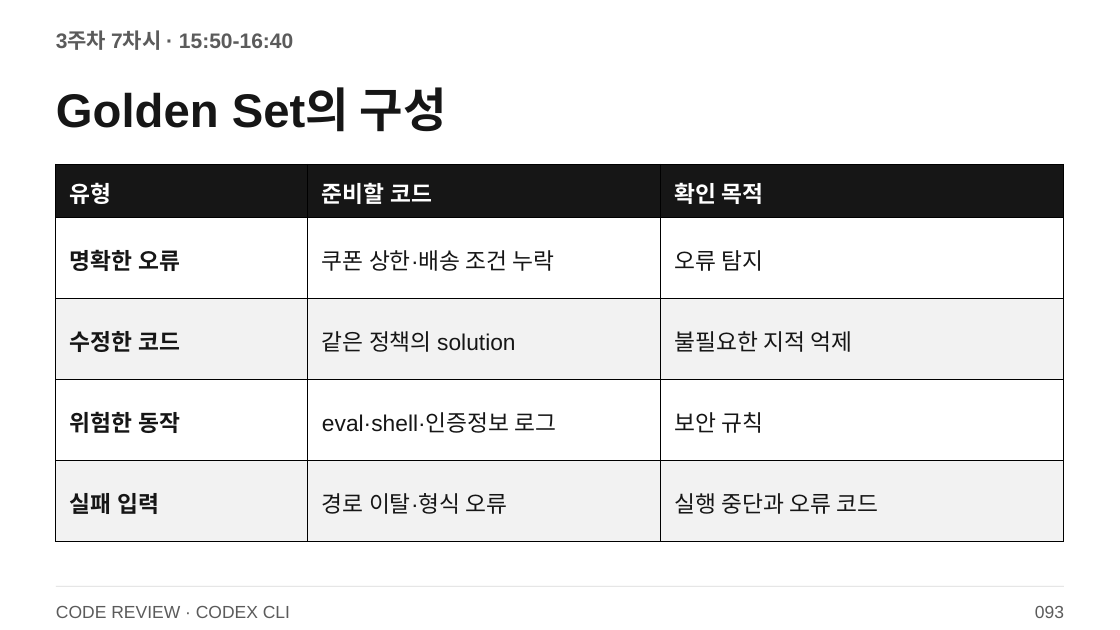
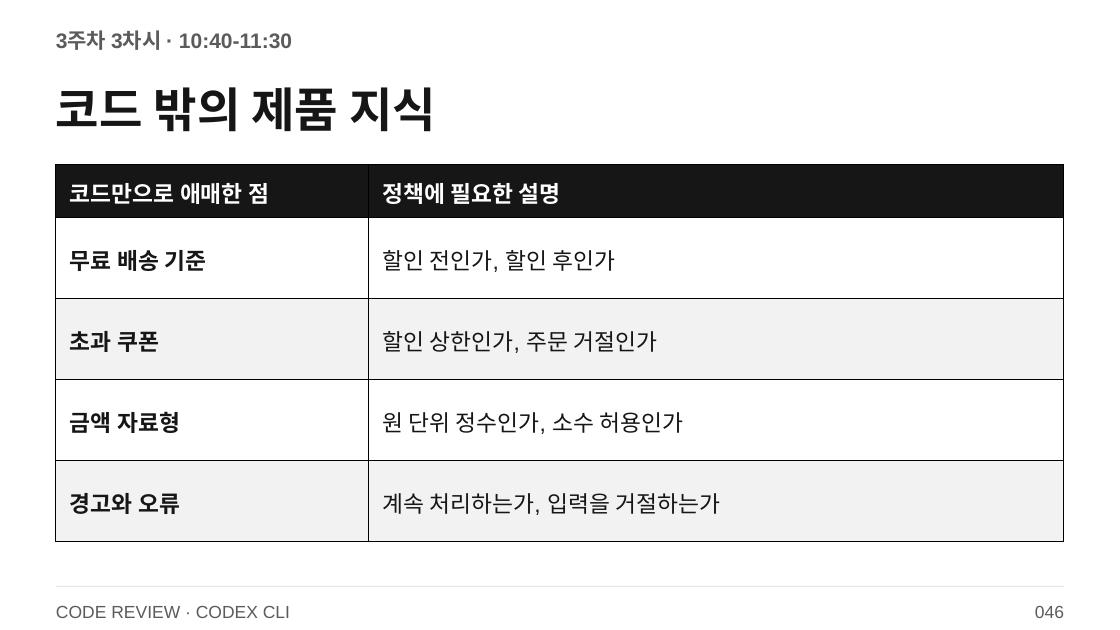
Before and after one commit to smilesjcha/llm-agent-and-workflow-automation, a slide deck: slide 46 of slides/IPA_LLM_Agent_업무자동화_Day3_2026_CODEX_CLI.pptx (slide 93 before the commit). Drawn at 1120x630 pixels with LibreOffice and Linux fonts; fonts in the diff are those of the drawing. Boxes give left, top, right and bottom in pixels: in the first picture for what was removed or moved away, otherwise in the second. Text is boxed around its words. In the diff, an @@ line names an element or a change of style, - is before the commit and + after.

```diff
--- a/slides/IPA_LLM_Agent_업무자동화_Day3_2026_CODEX_CLI.pptx
+++ b/slides/IPA_LLM_Agent_업무자동화_Day3_2026_CODEX_CLI.pptx
@@ text at (56, 31, 292, 50): text changed @@
-3주차 7차시 · 15:50-16:40
+3주차 3차시 · 10:40-11:30
@@ text at (56, 87, 436, 132): text changed @@
-Golden Set의 구성
+코드 밖의 제품 지식
@@ table at (56, 165, 1065, 541) @@
-column 1: 유형 | 명확한 오류 | 수정한 코드 | 위험한 동작 | 실패 입력
-column 2: 준비할 코드 | 쿠폰 상한·배송 조건 누락 | 같은 정책의 solution | eval·shell·인증정보 로그 | 경로 이탈·형식 오류
-column 3: 확인 목적 | 오류 탐지 | 불필요한 지적 억제 | 보안 규칙 | 실행 중단과 오류 코드
+column 1: 코드만으로 애매한 점 | 무료 배송 기준 | 초과 쿠폰 | 금액 자료형 | 경고와 오류
+column 2: 정책에 필요한 설명 | 할인 전인가, 할인 후인가 | 할인 상한인가, 주문 거절인가 | 원 단위 정수인가, 소수 허용인가 | 계속 처리하는가, 입력을 거절하는가
@@ text at (1035, 606, 1064, 618): text changed @@
-093
+046
```
Also in this commit, not shown: 70 other slides changed, 98 slides added, 13 slides removed, 27 other files.
